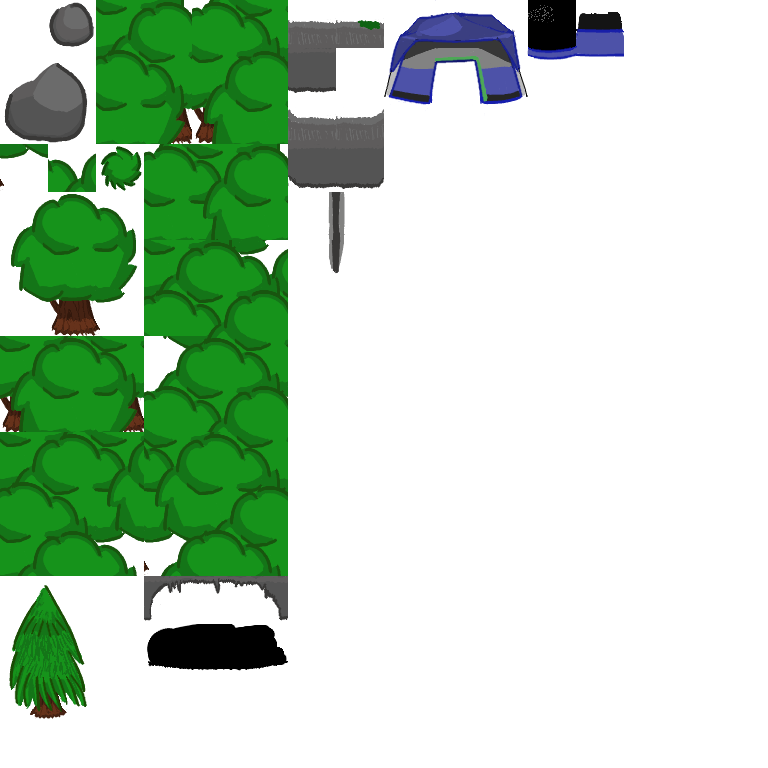
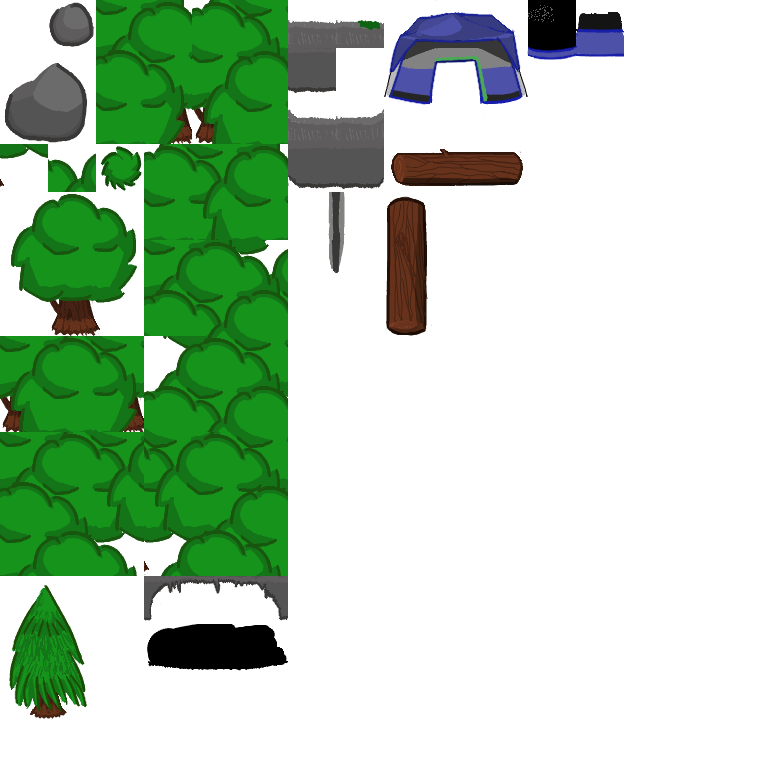
The second 768px x 768px image is a revision of the first. Changes to its layers:
added group "log-hori" with 5 layers above "doodles #12" over [391, 146, 526, 187]
added layer "shadow" (48%) in group "log-hori" over [399, 177, 519, 187]
added layer "bark" in group "log-hori" over [403, 153, 522, 186]
added layer "outline #14" in group "log-hori" over [391, 149, 526, 186]
added layer "color #1" in group "log-hori" over [393, 146, 523, 185]
added layer "color #2" in group "log-hori" over [392, 153, 407, 184]
added layer "doodles #12" (29%) above "doodles #11" over [389, 203, 427, 335]
added layer "doodles #11" above "log-hori #1" over [387, 200, 428, 333]
added layer "log-hori #1" above "doodles #10" over [386, 193, 432, 336]
added layer "doodles #10" above "doodles #9" over [387, 215, 426, 334]
added layer "doodles #9" above "doodles copy" over [386, 197, 426, 334]
